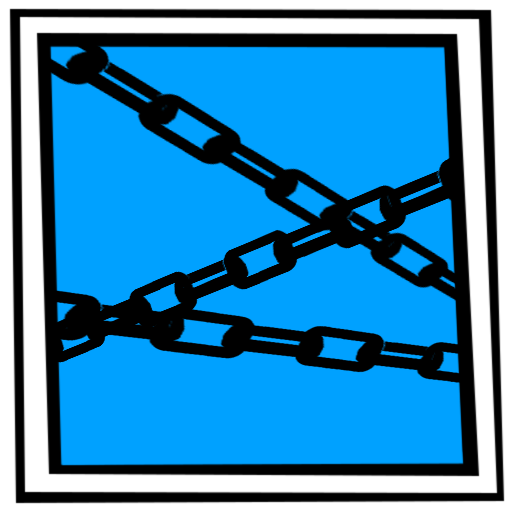
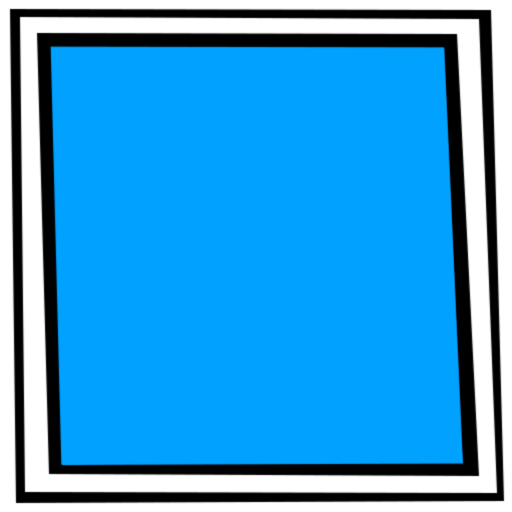
The second 512 x 512 image is a revision of the first. Changes to its layers:
hid "Lock" over [50, 45, 460, 383]
